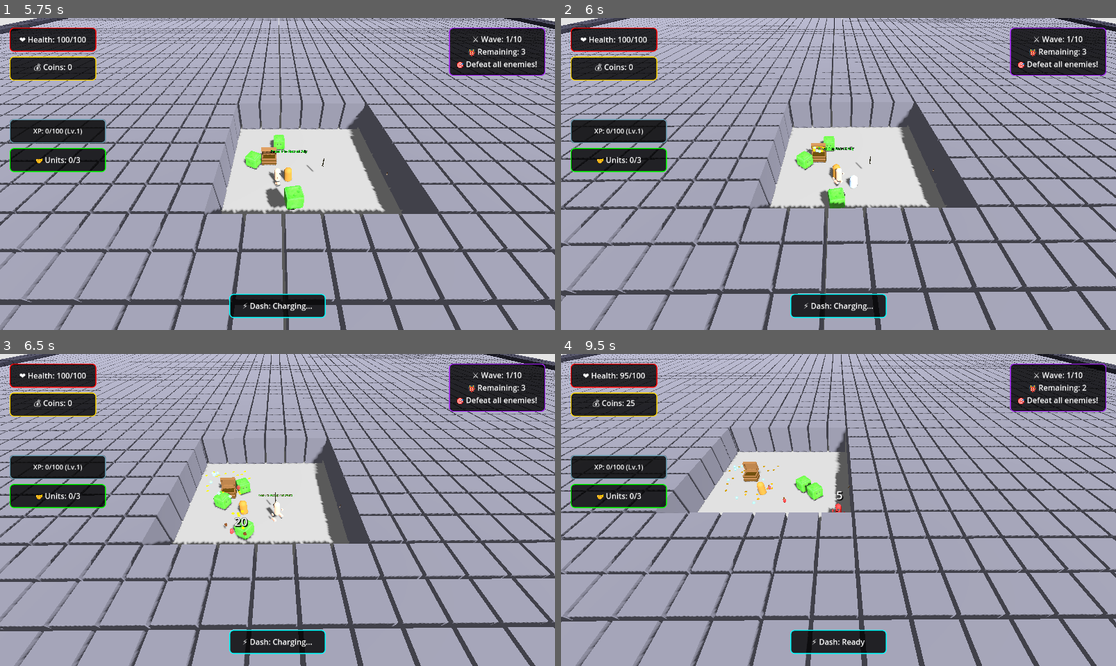
Above: before the commit, frames 1-4 (two rows, left to right).
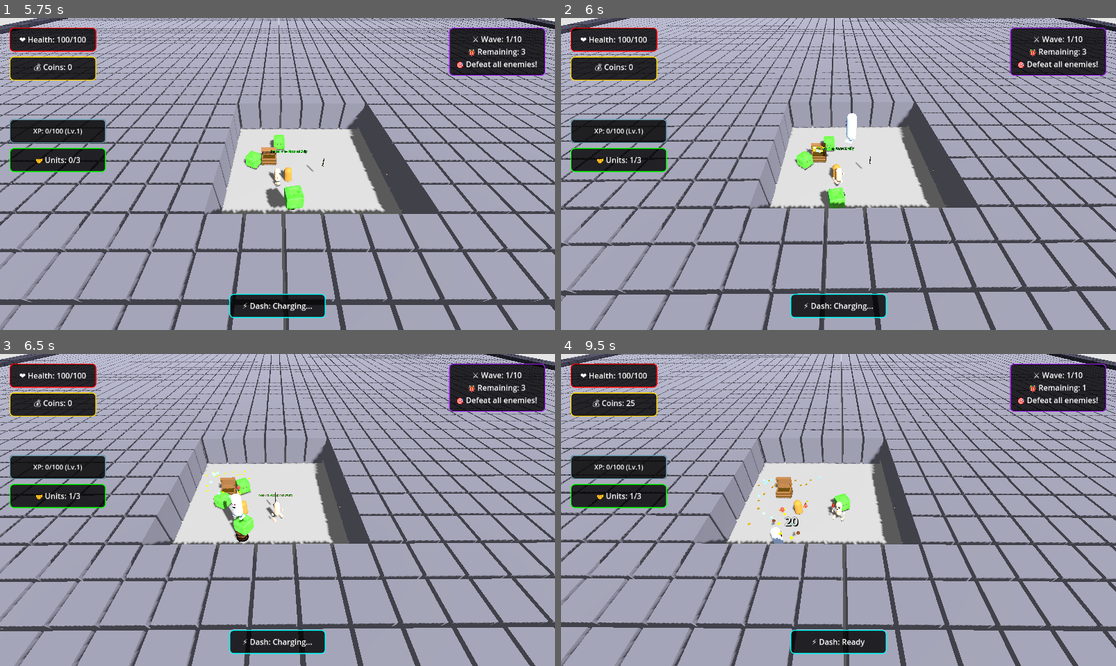
Above: after the commit, the same moments.

Repository: thaner66666666/game-1
Game: Godot game, scene res://Scenes/main.tscn
Two runs of this game, one before a commit and one after it. Both use one fixed random seed, a clock stepped at 60 frames per second and the inputs below.
Inputs (mouse positions are in pixels of both pictures, inside the frame that each line leads up to):
- Up to frame 1 (5.75 s): tap Enter at 0.5, 4.25 s; move the mouse to (399, 158) at 0.52 s; hold D (move_right) 0.53-1.28 s; hold E (interaction) 0.53-1.28 s; click (399, 158) at 0.6 s; move the mouse to (166, 189) at 1.27 s; hold S (move_down) 1.28-2.03 s; tap E (interaction) at 1.35, 3.8, 4.35 s; click (166, 189) at 1.55 s; move the mouse to (333, 105) at 2.02 s; hold D (move_right) 2.03-2.78 s; hold E (interaction) 2.03-2.78 s; click (333, 105) at 2.1 s; move the mouse to (249, 236) at 2.77 s; hold W (move_up) 2.78-3.53 s; tap Space (dash) at 2.85, 3.5 s; click (249, 236) at 3.05 s; move the mouse to (444, 220) at 3.52 s; hold Q (drop_weapon) 3.53-4.28 s; hold A (move_left) 3.53-5.03 s; move the mouse to (111, 127) at 4.27 s; click (111, 127) at 4.55 s; move the mouse to (305, 174) at 5.02 s; hold S (move_down) from 5.03 s (still down); hold E (interaction) from 5.03 s (still down); click (305, 174) at 5.1 s
- Up to frame 2 (6 s): move the mouse to (755, 96) at 5.77 s; release S (move_down) at 5.78 s; release E (interaction) at 5.78 s; hold D (move_right) from 5.78 s (still down); tap E (interaction) at 5.85 s
- Up to frame 3 (6.5 s): keep holding D (move_right); click (194, 432) at 6.05 s
- Up to frame 4 (9.5 s): move the mouse to (960, 494) at 6.52 s; release D (move_right) at 6.53 s; hold W (move_up) 6.53-7.28 s; hold E (interaction) 6.53-7.28 s; click (960, 494) at 6.6 s; move the mouse to (727, 525) at 7.27 s; hold D (move_right) 7.28-8.03 s; tap Space (dash) at 7.35 s; click (727, 525) at 7.55 s; move the mouse to (894, 441) at 8.02 s; hold S (move_down) 8.03-8.78 s; hold Q (drop_weapon) 8.03-8.78 s; tap E (interaction) at 8.3, 8.85 s; move the mouse to (810, 572) at 8.77 s; hold A (move_left) from 8.78 s (still down); click (810, 572) at 9.05 s

Frame 1 is identical in both runs. In frame 2, 0.3% of the frame differs, in the area x 12-54%, y 30-55%; in frame 3, 0.5%; in frame 4, 36%, in the area x 0-100%, y 0-100%.
Error before the commit: Invalid access to property or key 'ally_died' on a base object of type 'CharacterBody3D (Ally)'. (res://dot)

Commit message:
Allies MK 1

Diff:
--- a/Scenes/ally.tscn
+++ b/Scenes/ally.tscn
@@ -1,6 +1,6 @@
 [gd_scene load_steps=3 format=3 uid="uid://be6r6hee60kb8"]
 
-[ext_resource type="Script" uid="uid://d2adqgrm8iqv" path="res://dot gds/ally.gd" id="1"]
+[ext_resource type="Script" uid="uid://d2adqgrm8iqv" path="res://allies/ally.gd" id="1"]
 
 [sub_resource type="CapsuleShape3D" id="CapsuleShape3D_ally"]
 radius = 0.25
--- a/allies/ally.gd
+++ b/allies/ally.gd
@@ -1,5 +1,6 @@
 extends CharacterBody3D
 class_name Ally
+signal ally_died
 
 # Main ally controller that coordinates all components
 # Export stats for easy tweaking in editor
@@ -26,6 +27,9 @@
 	add_to_group("allies")
 	_setup_components()
 	_find_player()
+	# Connect health component death signal
+	if health_component:
+		health_component.health_depleted.connect(_on_health_depleted)
 
 func _setup_components():
 	# Initialize each component with needed references
@@ -48,22 +52,17 @@
 		ai_component.set_player_target(player_ref)
 
 func _physics_process(delta):
-	# Let AI component handle movement decisions
-	# Movement component will set velocity
-	# Apply separation
-	movement_component.apply_separation(delta)
-
-	# Apply gravity
+	# Add gravity
 	if not is_on_floor():
-		velocity.y -= 9.8 * delta
-	else:
-		velocity.y = 0
-
-	# Move the character
+		velocity.y -= ProjectSettings.get_setting("physics/3d/default_gravity") * delta
+	# Apply movement
 	move_and_slide()
 
 func take_damage(amount: int, attacker: Node = null):
 	health_component.take_damage(amount, attacker)
+
+func _on_health_depleted():
+	ally_died.emit()
 
 func _on_ally_died():
 	print("💀 Ally died!")
--- a/allies/ally.tscn
+++ b/allies/ally.tscn
@@ -6,12 +6,15 @@
 [ext_resource type="Script" uid="uid://c360rc3db21fw" path="res://allies/components/ally_combat.gd" id="4_combat"]
 [ext_resource type="Script" uid="uid://ljks40pdy6h8" path="res://allies/components/ally_ai.gd" id="5_ai"]
 
+[sub_resource type="CapsuleShape3D" id="CapsuleShape3D_o1hd1"]
+
 [node name="Ally" type="CharacterBody3D"]
 collision_layer = 8
 collision_mask = 3
 script = ExtResource("1_lx0ct")
 
 [node name="CollisionShape3D" type="CollisionShape3D" parent="."]
+shape = SubResource("CapsuleShape3D_o1hd1")
 
 [node name="MeshInstance3D" type="MeshInstance3D" parent="."]
 
--- a/allies/components/ally_health.gd
+++ b/allies/components/ally_health.gd
@@ -3,6 +3,7 @@
 
 signal health_changed(current: int, maximum: int)
 signal ally_died
+signal health_depleted
 
 var ally_ref
 var current_health: int
@@ -39,6 +40,7 @@
 
 	if current_health <= 0:
 		ally_died.emit()
+		health_depleted.emit()
 
 func _apply_knockback(attacker: Node):
 	if not attacker.has_method("get_global_position"):
--- a/dot gds/recruiter_npc.gd
+++ b/dot gds/recruiter_npc.gd
@@ -91,7 +91,7 @@
 		get_parent().add_child(new_ally)
 
 		# Position ally next to recruiter
-		new_ally.global_position = global_position + Vector3(randf_range(-2, 2), 0, randf_range(-2, 2))
+		new_ally.global_position = global_position + Vector3(randf_range(-2, 2), 5.0, randf_range(-2, 2))
 
 		# Ensure visual setup
 		if new_ally.has_method("_create_visual"):
Not shown: 1 places in allies/ally.tscn that only renumber resources
